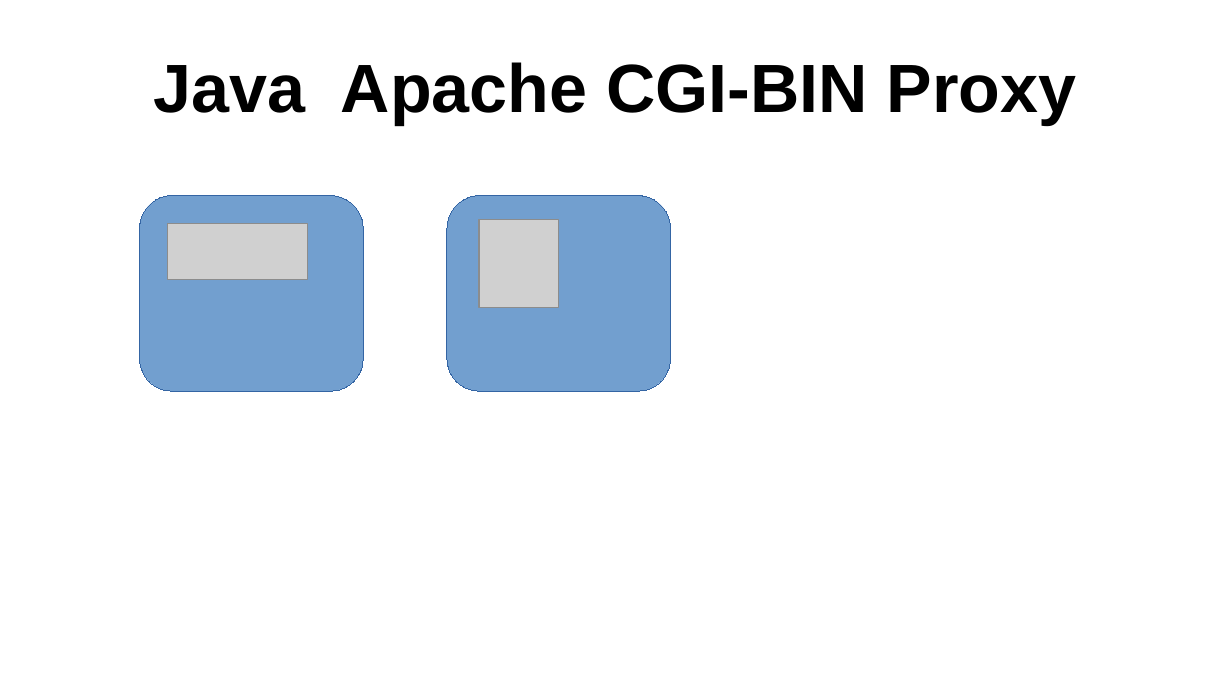
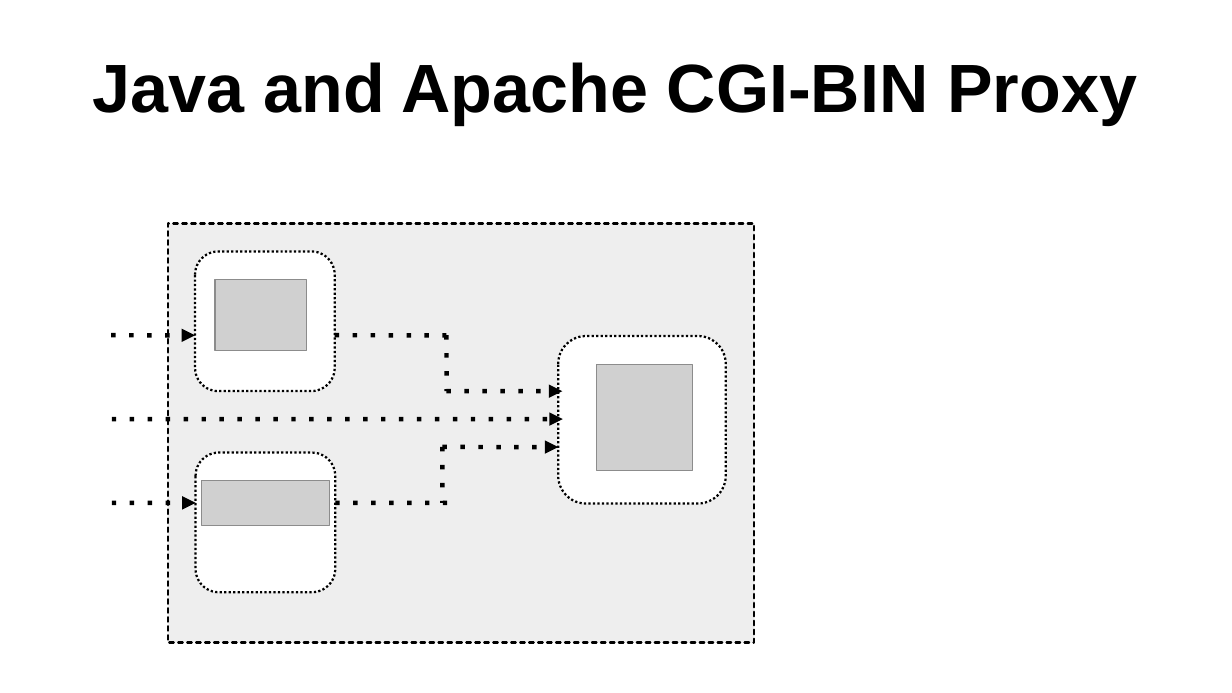
Before and after one commit to sergueik/springboot_study, a slide deck: slide 2 of basic-perl-cgi-java/Java Perl CGI-BIN Proxy.odp. Drawn at 1232x693 pixels with LibreOffice and Linux fonts; fonts in the diff are those of the drawing; grey boxes stand for pictures. Boxes give left, top, right and bottom in pixels: in the first picture for what was removed or moved away, otherwise in the second. Text is boxed around its words. In the diff, an @@ line names an element or a change of style, - is before the commit and + after.

```diff
--- a/basic-perl-cgi-java/Java Perl CGI-BIN Proxy.odp
+++ b/basic-perl-cgi-java/Java Perl CGI-BIN Proxy.odp
@@ title at (x1=93, y1=62, x2=1137, y2=125): text changed @@
-Java Apache CGI-BIN Proxy
+Java and Apache CGI-BIN Proxy
@@ rounded rectangle removed at (x1=447, y1=196, x2=671, y2=391) @@
@@ rounded rectangle resized from (x1=140, y1=196, x2=363, y2=391) to (x1=196, y1=252, x2=335, y2=391) @@
@@ rounded rectangle at (x1=196, y1=252, x2=335, y2=391): fill #729FCF to #FFFFFF; outline #3465A4 0 pt to #000000 1.45 pt dashed @@
@@ picture resized from (x1=168, y1=224, x2=307, y2=279) to (x1=215, y1=279, x2=306, y2=351) @@
@@ group added at (x1=112, y1=224, x2=755, y2=643): 5 arrows, 4 lines, 2 rounded rectangles, 1 rectangle, 1 picture @@
@@ picture resized from (x1=480, y1=219, x2=559, y2=307) to (x1=201, y1=481, x2=330, y2=525) @@
```
Also in this commit, not shown: 1 other slide changed, 2 slides added, 2 other files.
